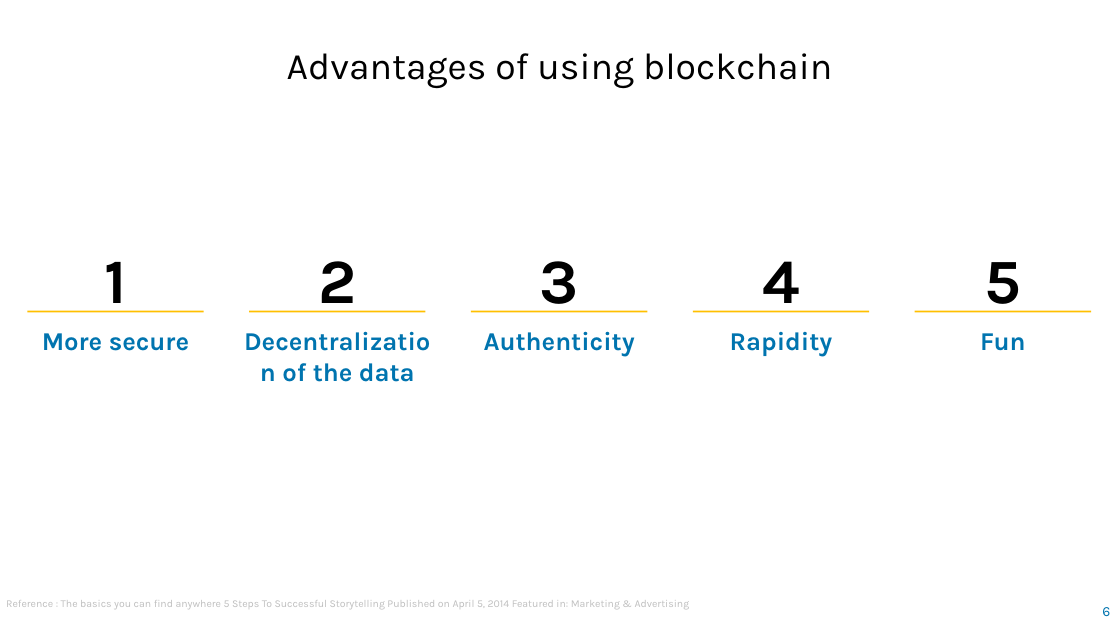
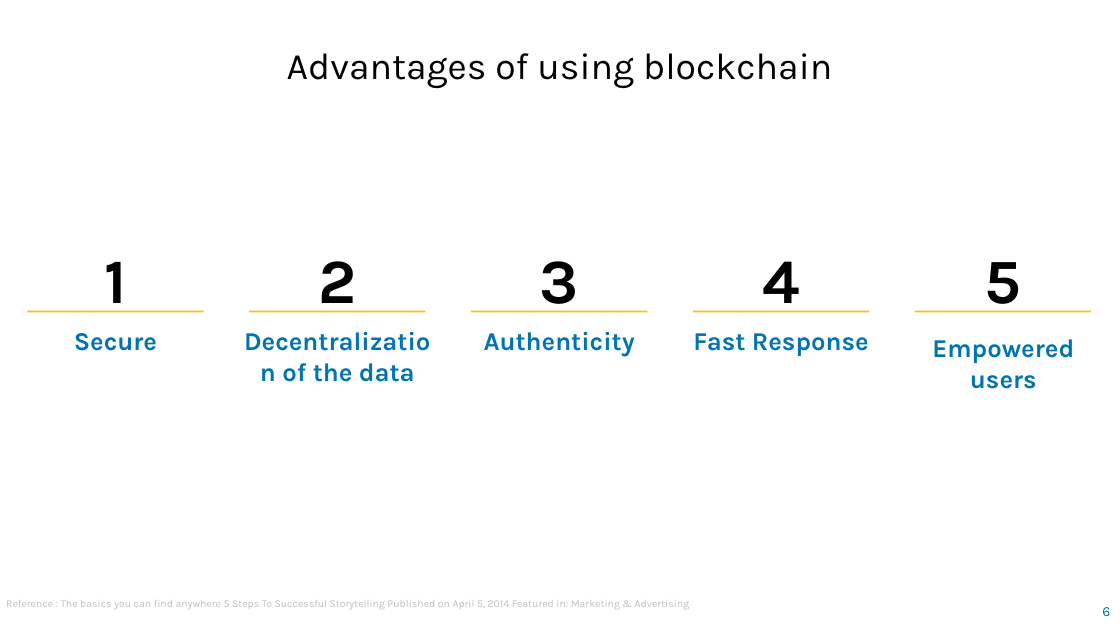
Before and after one commit to amaury-mercier/hackathon_blockchain, a slide deck: slide 6 of Hackathon Blockchain.odp. Drawn at 1120x630 pixels with LibreOffice and Linux fonts; fonts in the diff are those of the drawing. Boxes give left, top, right and bottom in pixels: in the first picture for what was removed or moved away, otherwise in the second. Text is boxed around its words. In the diff, an @@ line names an element or a change of style, - is before the commit and + after.

```diff
--- a/Hackathon Blockchain.odp
+++ b/Hackathon Blockchain.odp
@@ text at [74,333,157,351]: text changed @@
-More secure
+Secure
@@ text at [693,333,869,356]: text changed @@
-Rapidity
+Fast Response
@@ text added at [932,339,1074,389], 22 pt, text #0074AF, bold @@
+Empowered users
@@ text removed at [980,333,1025,351] @@
-Fun
```
Also in this commit, not shown: 6 other slides changed, 1 slide added, 3 slides removed.
